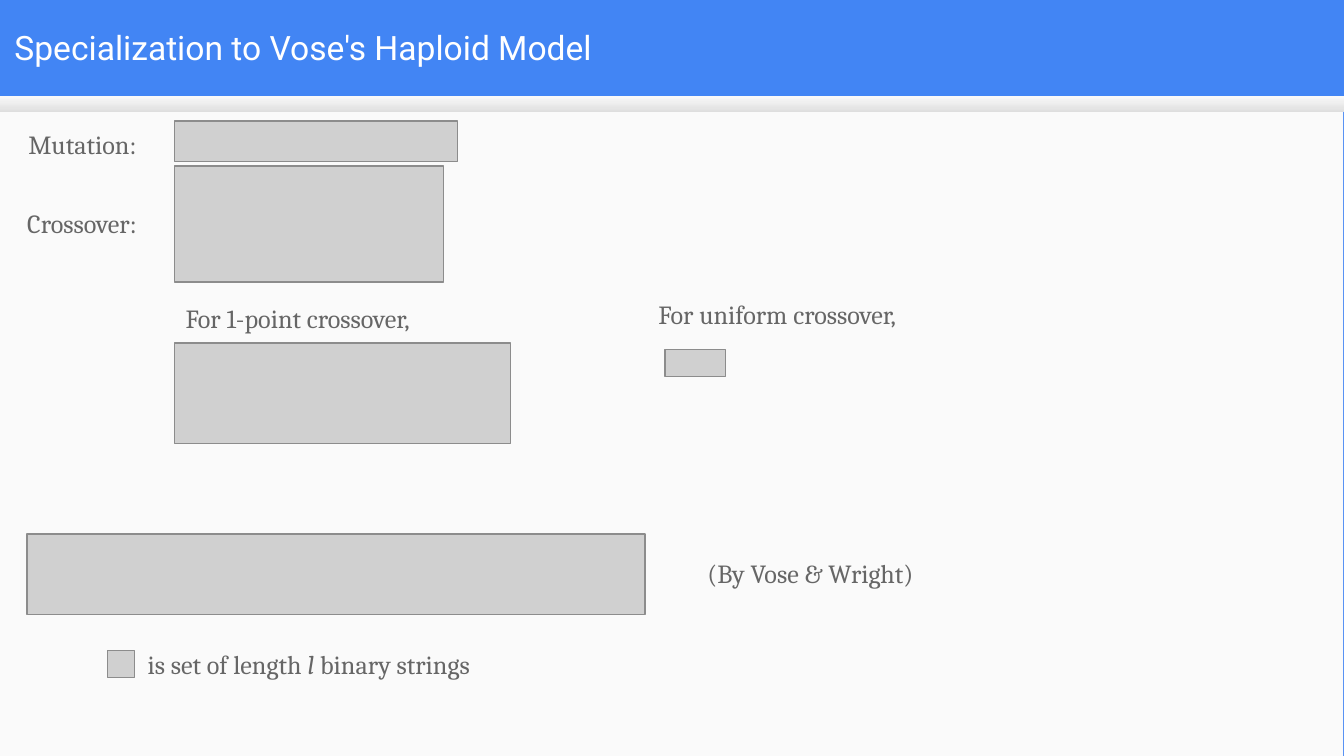
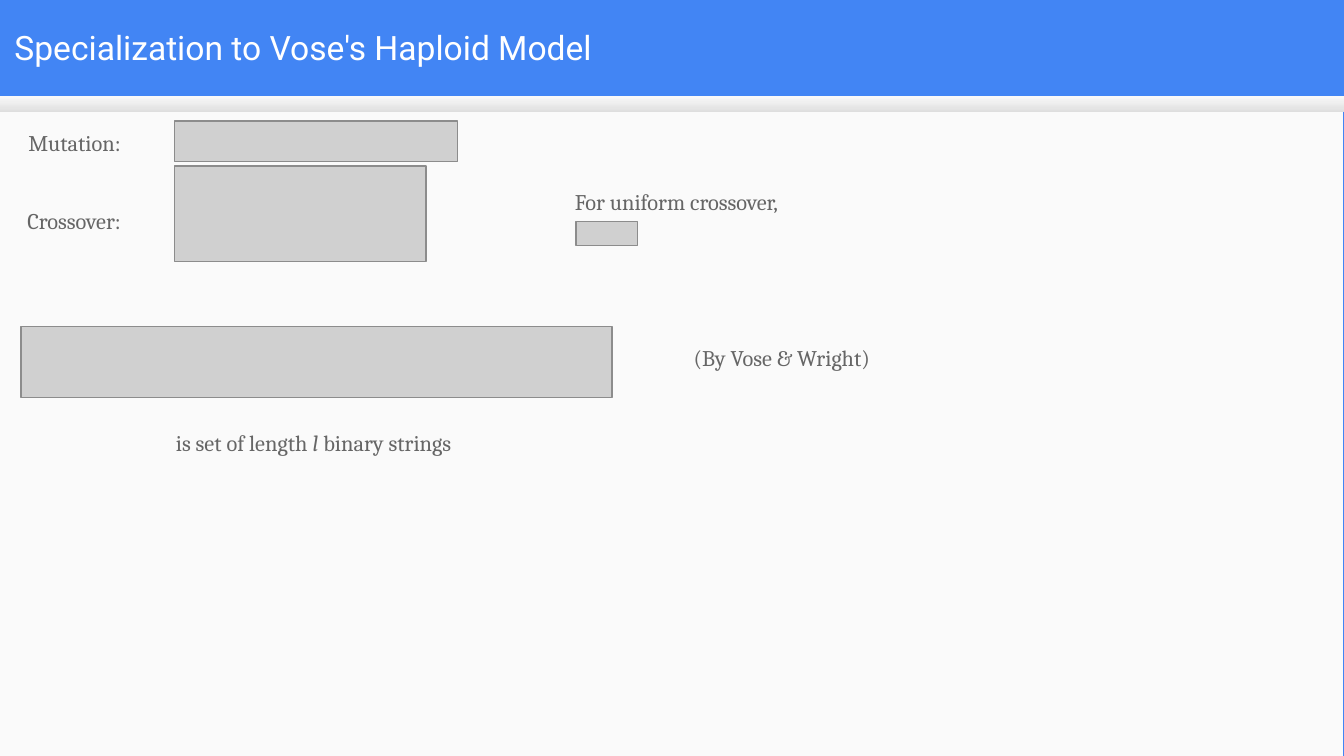
Before and after one commit to mduwalsh/project, a slide deck: slide 14 of thesis_slides_mahendra.odp. Drawn at 1344x756 pixels with LibreOffice and Linux fonts; fonts in the diff are those of the drawing; grey boxes stand for pictures; background and template pictures are left out. Boxes give left, top, right and bottom in pixels: in the first picture for what was removed or moved away, otherwise in the second. Text is boxed around its words. In the diff, an @@ line names an element or a change of style, - is before the commit and + after.

```diff
--- a/thesis_slides_mahendra.odp
+++ b/thesis_slides_mahendra.odp
@@ picture: place and size @@
-picture at bbox=[175, 343, 511, 444]
+picture at bbox=[175, 165, 426, 261]
@@ text "For uniform crossover,": place and size @@
-text "For uniform crossover," at bbox=[658, 305, 896, 327]
+text "For uniform crossover," at bbox=[575, 194, 778, 213]
@@ picture: place and size @@
-picture at bbox=[108, 650, 134, 677]
+picture at bbox=[577, 222, 638, 246]
@@ picture: place and size @@
-picture at bbox=[175, 165, 444, 282]
+picture at bbox=[22, 327, 613, 398]
@@ text removed at bbox=[186, 310, 410, 334] @@
-For 1-point crossover,
@@ picture removed at bbox=[665, 349, 726, 376] @@
@@ text "(By Vose & Wright)": place and size @@
-text "(By Vose & Wright)" at bbox=[707, 564, 913, 589]
+text "(By Vose & Wright)" at bbox=[694, 350, 870, 371]
@@ size 14 to 12 pt in 5 elements at bbox=[28, 136, 120, 151], bbox=[27, 214, 120, 229], bbox=[575, 194, 778, 213], bbox=[694, 350, 870, 371], bbox=[176, 435, 452, 456] @@
@@ text "is set of length l ...": place and size @@
-text "is set of length l ..." at bbox=[148, 655, 470, 680]
+text "is set of length l ..." at bbox=[176, 435, 452, 456]
@@ picture removed at bbox=[27, 534, 645, 614] @@
```
Also in this commit, not shown: 8 other slides changed, 5 slides added, 2 slides removed.
